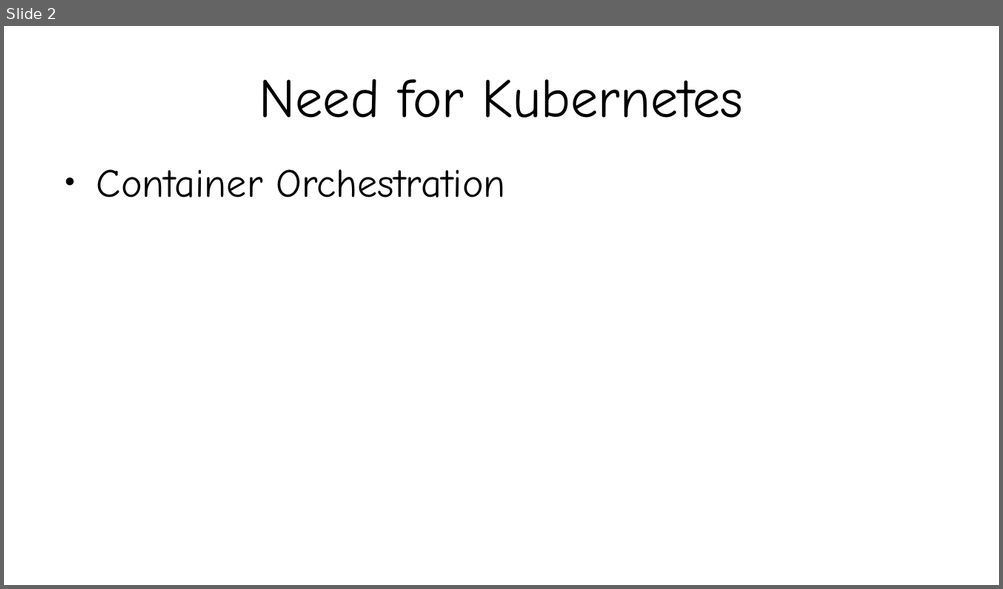
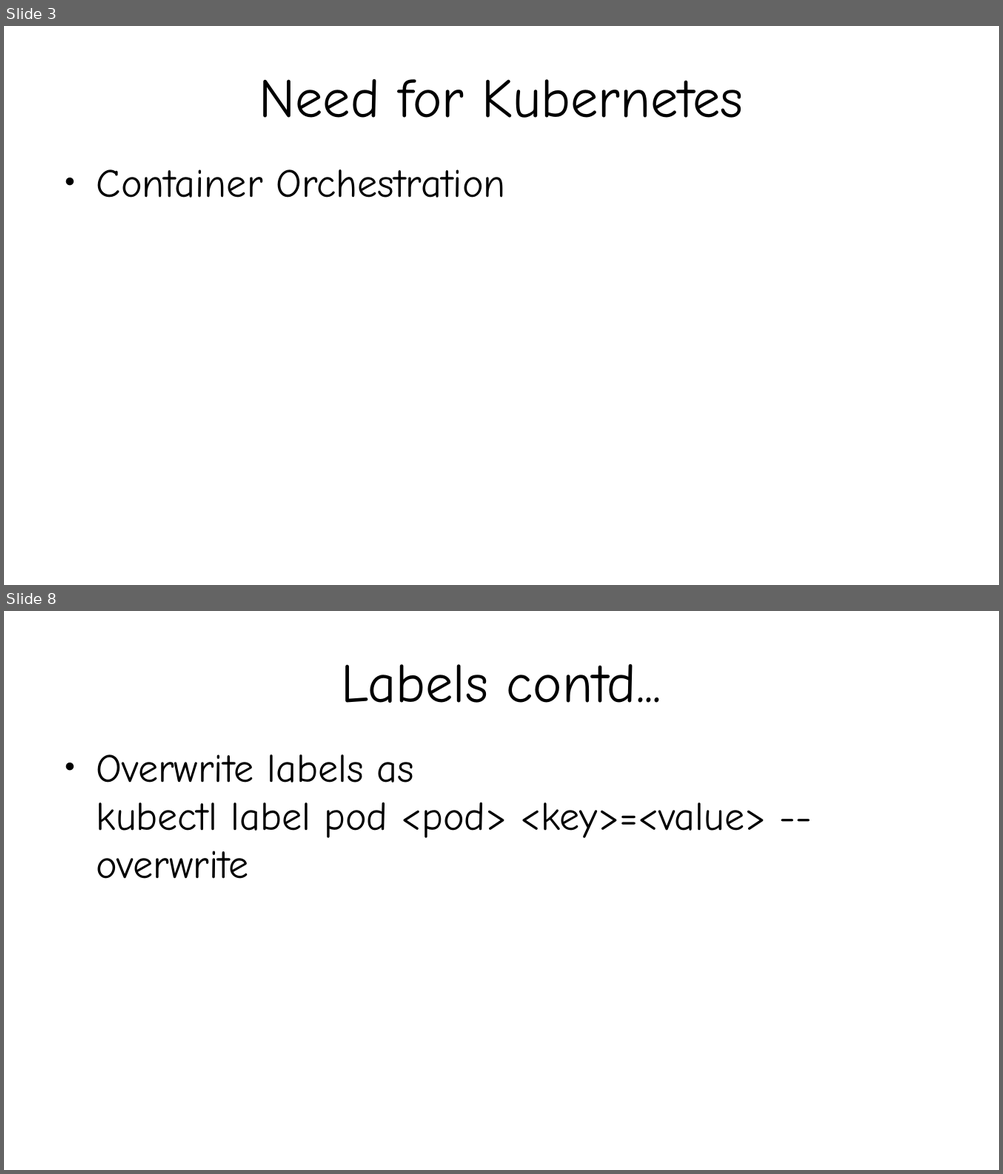
Before and after one commit to kislaykishore/microservices, a slide deck: Kubernetes.odp. Shown one above the other, each under a label of ours: slide 2 before the commit, slides 3 and 8 after it; the slides between them are not shown. The pictures are 1003x589 and 1003x1174 pixels, drawn with LibreOffice and Linux fonts; fonts in the diff are those of the drawing. Boxes give left, top, right and bottom in pixels: in the first picture for what was removed or moved away, otherwise in the second. Text is boxed around its words. In the diff, an @@ line names an element or a change of style, - is before the commit and + after.

```diff
--- a/Kubernetes.odp
+++ b/Kubernetes.odp
@@ slide 8 added at bbox=[4, 611, 999, 1170], background #FFFFFF @@
@@ title added at bbox=[341, 664, 661, 703], 44 pt, text #000000 @@
+Labels contd...
@@ text added at bbox=[96, 755, 766, 879], 32 pt, text #000000 @@
+● Overwrite labels as
+  kubectl label pod <pod> <key>=<value> --overwrite
@@ what was slide 2 is now slide 3 @@
```
Also in this commit, not shown: 1 slide changed, 7 other slides added, 5 other files.
